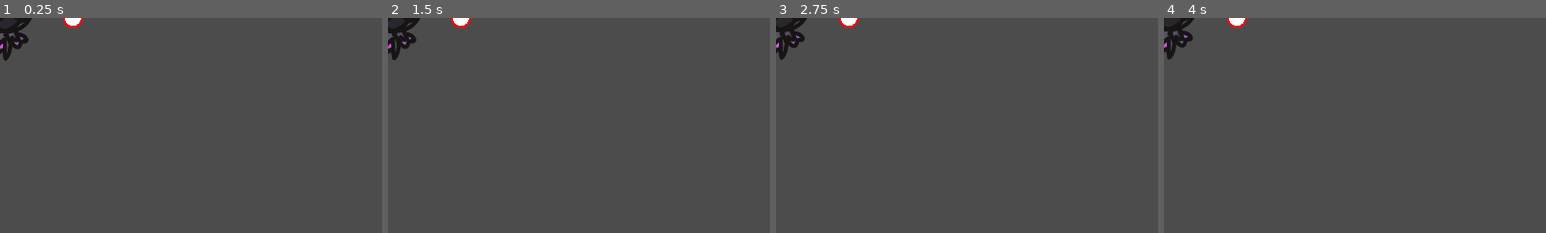
Above: before the commit, frames 1-4 (left to right).
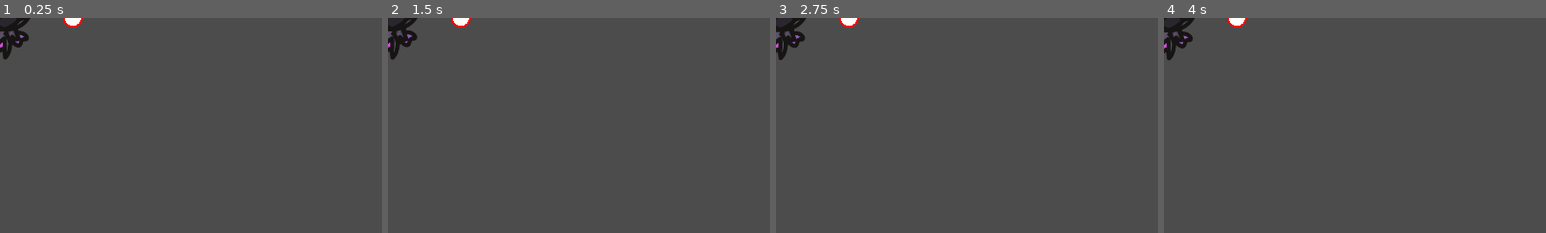
Above: after the commit, the same moments.

Repository: Thomas-Raveneau/SocialDungeons
Game: Godot game, scene res://Scenes/Mobs/Boss_Wrath.tscn
The game is run twice, just before and just after one commit, with the same random seed, the same clock (stepped at 60 frames per second) and the same inputs. This scene is started directly instead of the project's main scene.
Inputs (mouse positions are % of the whole screen's width and height, from its top left):
- Up to frame 1 (0.25 s): no input
- Up to frame 2 (1.5 s): tap Enter at 0.5 s; move the mouse to (72, 45) at 0.52 s; hold D (move_right) 0.53-1.28 s; tap Shift (action_dash) at 0.6 s; move the mouse to (30, 55) at 1.27 s; hold S (move_down) from 1.28 s (still down); click (30, 55) at 1.35 s
- Up to frame 3 (2.75 s): tap Space at 2 s; move the mouse to (60, 28) at 2.02 s; release S (move_down) at 2.03 s; hold D (move_right) from 2.03 s (still down); hold A (action_spell_02) from 2.03 s (still down)
- Up to frame 4 (4 s): move the mouse to (45, 70) at 2.77 s; release D (move_right) at 2.78 s; release A (action_spell_02) at 2.78 s; hold Z (move_up) 2.78-3.53 s; tap C (action_spêll_03) at 2.85 s; move the mouse to (80, 65) at 3.52 s; hold Q (move_left) from 3.53 s (still down); tap Shift (action_dash) at 3.6 s
The pictures show only the part of the screen within x 0-50%, y 0-50%; the shares and areas given below are measured in that part.

The runs differ from the first frame. In frame 1, 0.3% of the frame differs, in the area x 0-9%, y 0-20%; in frame 2, 0.4%; in frame 3, 0.1%; in frame 4, 0.1%.

Commit message:
[FIX] - Swordmen flip

Diff:
--- a/Scenes/Mobs/Boss_Wrath.tscn
+++ b/Scenes/Mobs/Boss_Wrath.tscn
@@ -114,15 +114,15 @@
 "name": "walk",
 "speed": 11.0
 }, {
+"frames": [ ExtResource( 3 ), ExtResource( 9 ), ExtResource( 10 ), ExtResource( 6 ), ExtResource( 5 ), ExtResource( 8 ), ExtResource( 1 ), ExtResource( 2 ), ExtResource( 4 ), ExtResource( 7 ), ExtResource( 12 ), ExtResource( 11 ) ],
+"loop": false,
+"name": "attack",
+"speed": 22.0
+}, {
 "frames": [ ExtResource( 27 ), ExtResource( 19 ), ExtResource( 16 ), ExtResource( 26 ), ExtResource( 20 ), ExtResource( 22 ), ExtResource( 25 ), ExtResource( 13 ), ExtResource( 17 ), ExtResource( 18 ), ExtResource( 15 ), ExtResource( 23 ), ExtResource( 14 ), ExtResource( 21 ), ExtResource( 24 ) ],
 "loop": false,
 "name": "death",
 "speed": 14.0
-}, {
-"frames": [ ExtResource( 3 ), ExtResource( 9 ), ExtResource( 10 ), ExtResource( 6 ), ExtResource( 5 ), ExtResource( 8 ), ExtResource( 1 ), ExtResource( 2 ), ExtResource( 4 ), ExtResource( 7 ), ExtResource( 12 ), ExtResource( 11 ) ],
-"loop": false,
-"name": "attack",
-"speed": 22.0
 }, {
 "frames": [ ExtResource( 90 ), ExtResource( 91 ), ExtResource( 94 ), ExtResource( 97 ), ExtResource( 93 ), ExtResource( 92 ), ExtResource( 95 ), ExtResource( 96 ), ExtResource( 100 ), ExtResource( 98 ), ExtResource( 99 ), ExtResource( 101 ) ],
 "loop": false,
@@ -161,7 +161,7 @@
 [node name="Animated" type="AnimatedSprite" parent="."]
 frames = SubResource( 1 )
 animation = "idle"
-frame = 10
+frame = 3
 playing = true
 
 [node name="Hitbox" type="CollisionShape2D" parent="."]
--- a/Scenes/Mobs/WalkingMan.gd
+++ b/Scenes/Mobs/WalkingMan.gd
@@ -37,10 +37,11 @@
 
 func _handle_flip():
 	if ($DamageTimer.time_left > 0):
-		yield($DamageTimer, "timeout")
-	if (velocity.x < 0 and !animation.flip_h):
+		return
+	elif (velocity.x < 0 and !animation.flip_h and int($DamageTimer.time_left) == 0):
+		print($DamageTimer.time_left)
 		animation.flip_h = true
-	if (velocity.x > 0 and animation.flip_h):
+	elif (velocity.x > 0 and animation.flip_h and int($DamageTimer.time_left) == 0):
 		animation.flip_h = false
 
 func _handle_animation():
@@ -93,5 +94,4 @@
 
 func _on_DamageTimer_timeout() -> void:
 	animation.self_modulate = Color(1, 1, 1)
-	velocity = saved_move_direction
 	target = current_target
--- a/Scenes/Mobs/WalkingMan.tscn
+++ b/Scenes/Mobs/WalkingMan.tscn
@@ -81,6 +81,7 @@
 
 [node name="DamageTimer" type="Timer" parent="."]
 wait_time = 0.2
+one_shot = true
 
 [node name="DeathSound" type="AudioStreamPlayer" parent="."]
 stream = ExtResource( 11 )
